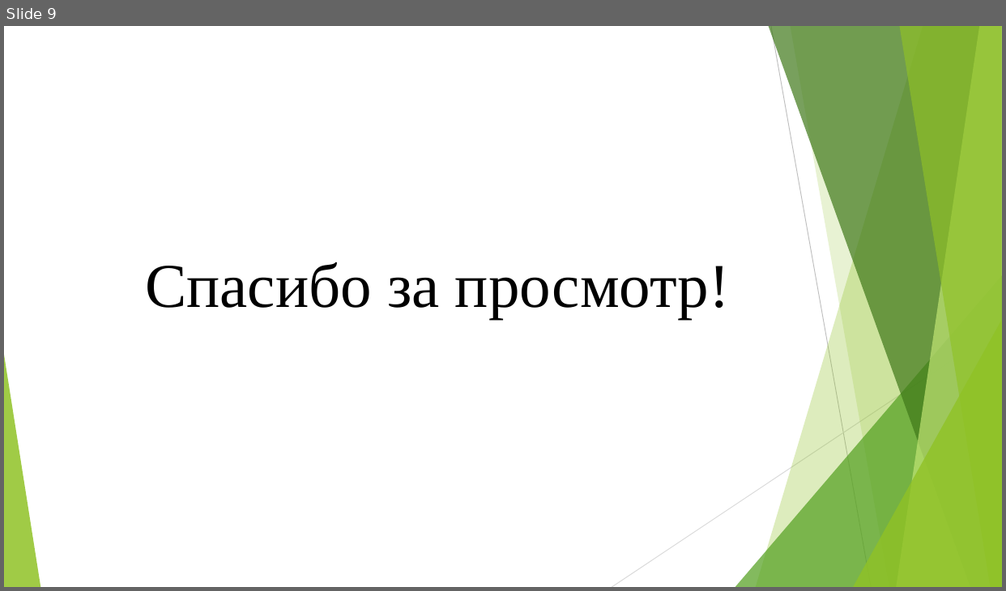
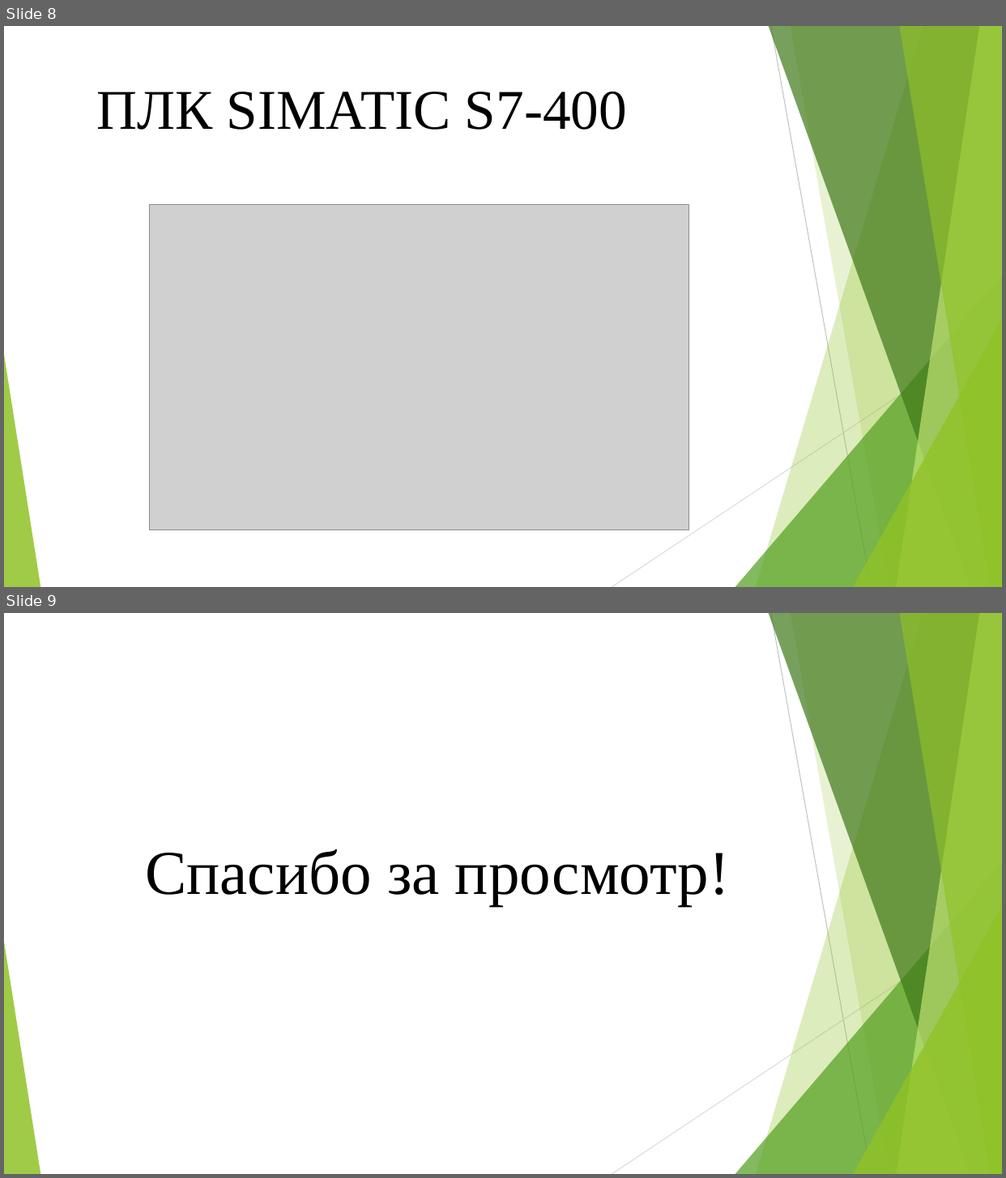
Before and after one commit to David2261/Scheme_Automation, a slide deck: 2023/Диплом/Рома Павлов/Презентация Рома.pptx. Shown one above the other, each under a label of ours: slide 9 before the commit, slides 8 and 9 after it. The pictures are 1006x591 and 1006x1178 pixels, drawn with LibreOffice and Linux fonts; fonts in the diff are those of the drawing; grey boxes stand for pictures. Boxes give left, top, right and bottom in pixels: in the first picture for what was removed or moved away, otherwise in the second. Text is boxed around its words. In the diff, an @@ line names an element or a change of style, - is before the commit and + after.

```diff
--- a/2023/Диплом/Рома Павлов/Презентация Рома.pptx
+++ b/2023/Диплом/Рома Павлов/Презентация Рома.pptx
@@ slide 8 added at [4,26,1002,587], background #FFFFFF; not listed: 10 template elements that a slide beside it also shows @@
@@ title added at [96,92,627,130], 54 pt, text #000000 @@
+ПЛК SIMATIC S7-400
@@ picture added at [150,205,689,531] @@
```
Also in this commit, not shown: 1 other slide added, 2 slides removed.
